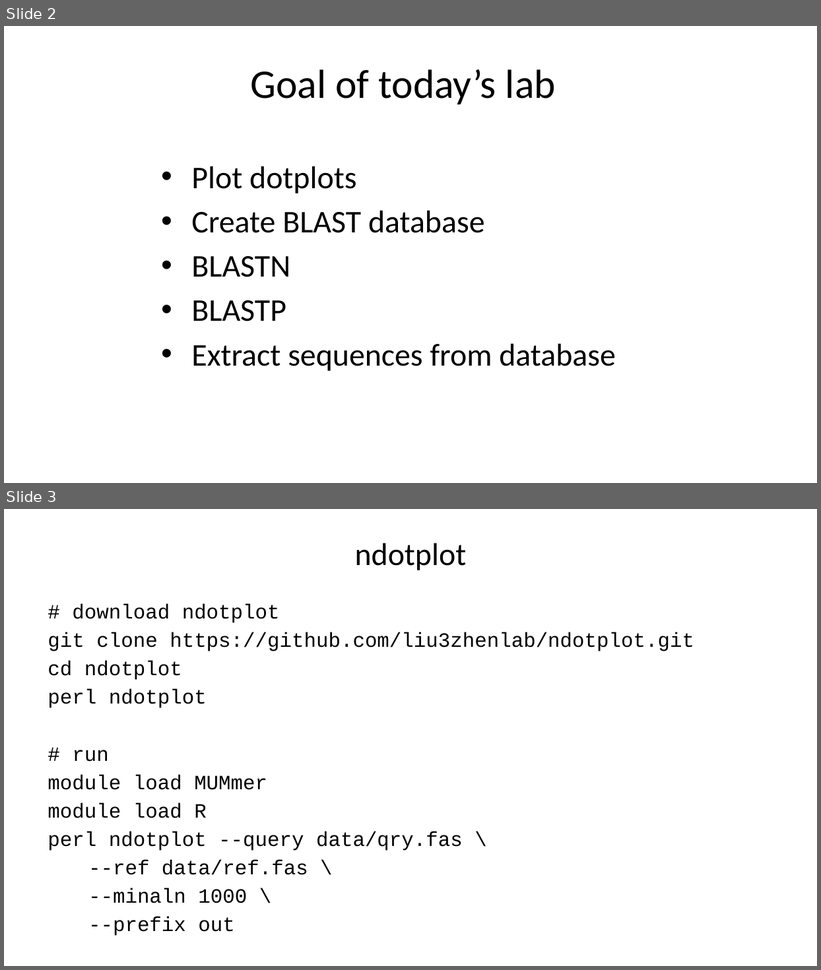
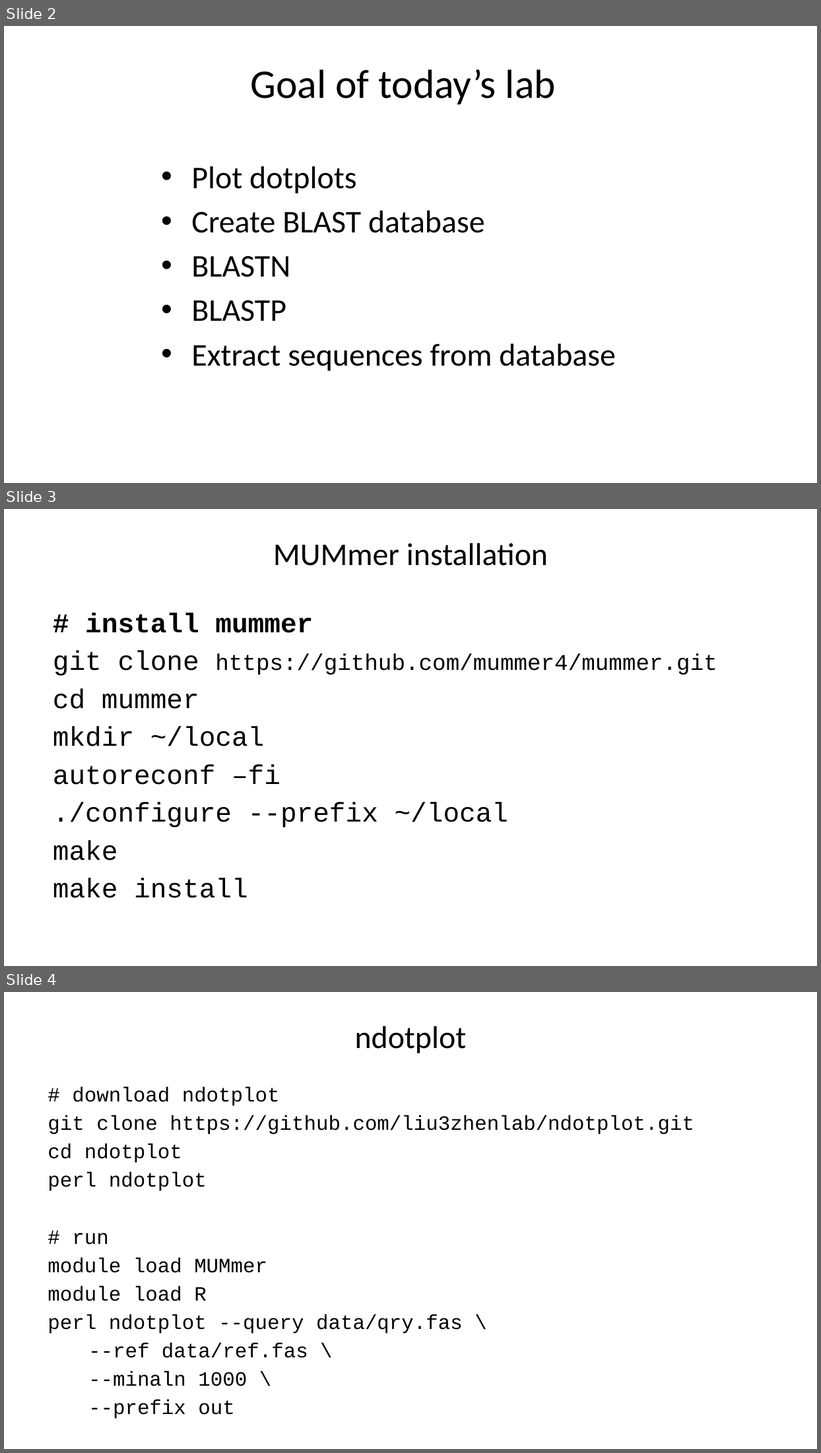
Before and after one commit to liu3zhenlab/teaching, a slide deck: PLPTH813Bioinformatis/2025/2_lab/lab03_alignment.pptx. Shown one above the other, each under a label of ours: slides 2 and 3 before the commit, slides 2, 3 and 4 after it. The pictures are 821x970 and 821x1453 pixels, drawn with LibreOffice and Linux fonts; fonts in the diff are those of the drawing. Boxes give left, top, right and bottom in pixels: in the first picture for what was removed or moved away, otherwise in the second. Text is boxed around its words. In the diff, an @@ line names an element or a change of style, - is before the commit and + after.

```diff
--- a/PLPTH813Bioinformatis/2025/2_lab/lab03_alignment.pptx
+++ b/PLPTH813Bioinformatis/2025/2_lab/lab03_alignment.pptx
@@ slide 3 added at [4,509,817,966], background #FFFFFF @@
@@ title added at [273,543,548,566], 28 pt, text #000000 @@
+MUMmer installation
@@ text added at [53,613,717,898], 24 pt, text #000000 @@
+# install mummer
+git clone https://github.com/mummer4/mummer.git
+cd mummer
+mkdir ~/local
+autoreconf –fi
+./configure --prefix ~/local
+make
+make install
@@ what was slide 3 is now slide 4 @@
```
Also in this commit, not shown: 4 other files.
